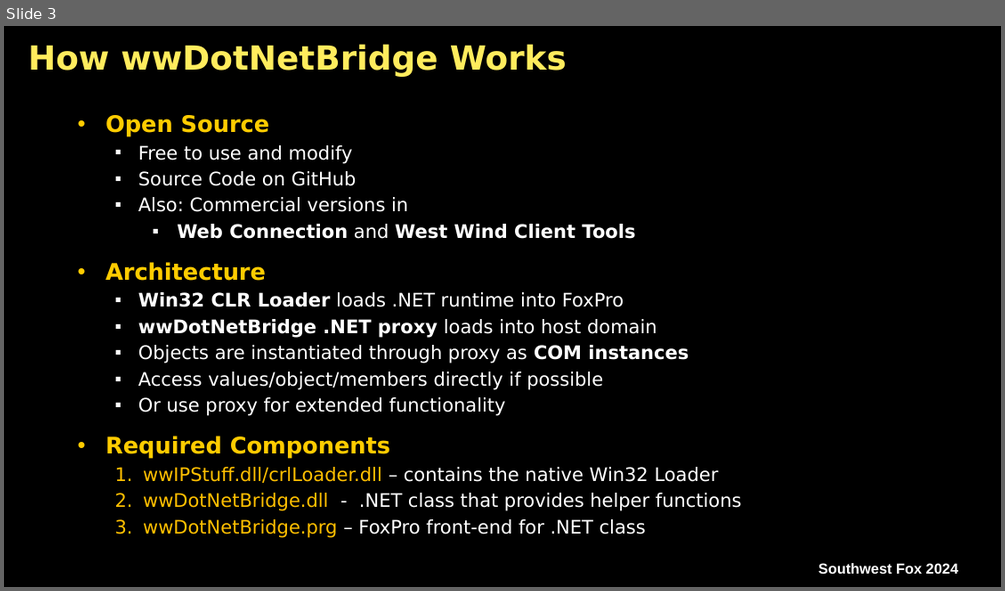
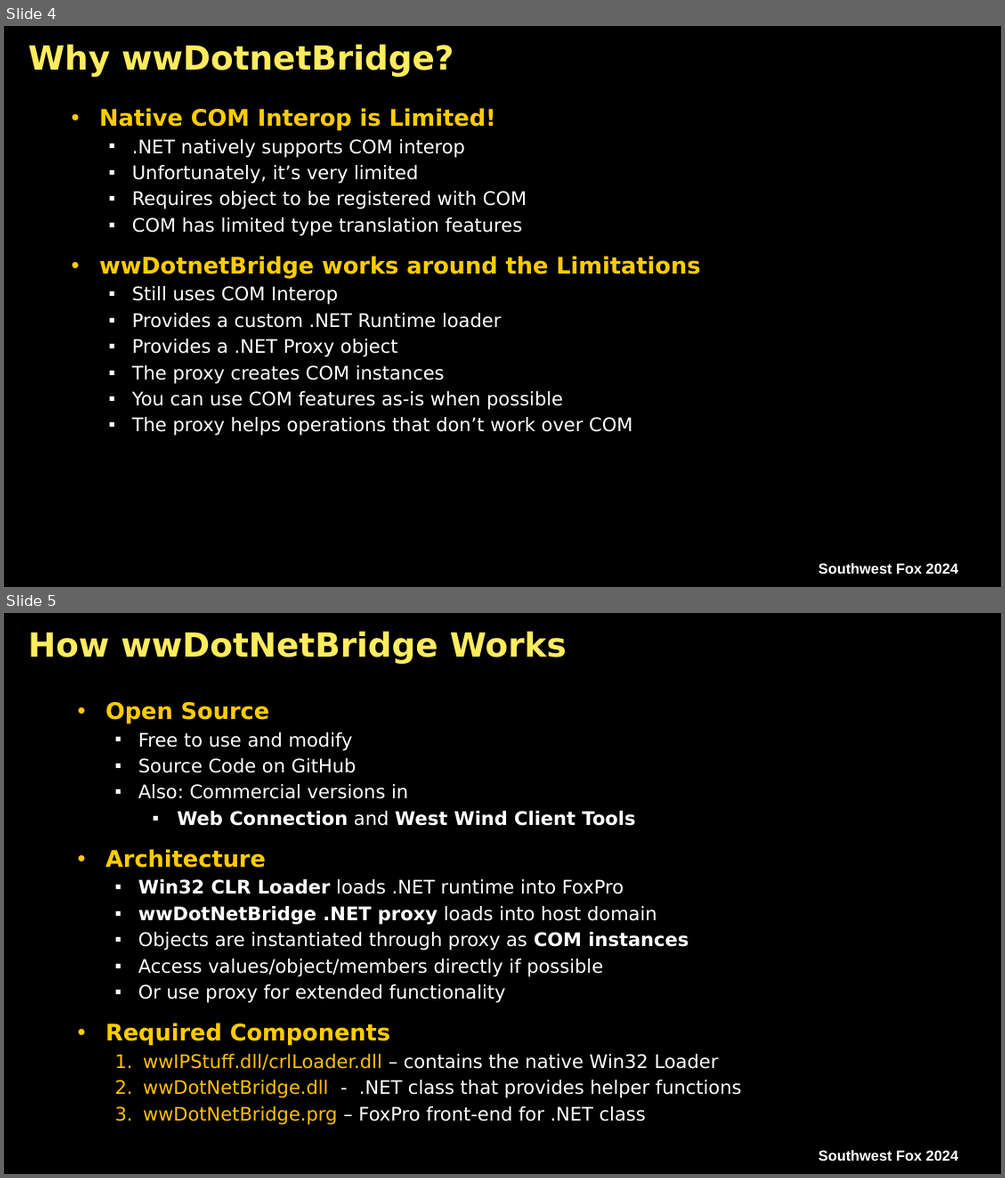
Before and after one commit to RickStrahl/swfox2024-wwdotnetbridge-revisited, a slide deck: Documents/Strahl-swFox2024-wwDotnetBridge-Revisited.pptx. Shown one above the other, each under a label of ours: slide 3 before the commit, slides 4 and 5 after it. The pictures are 1005x591 and 1005x1178 pixels, drawn with LibreOffice and Linux fonts; fonts in the diff are those of the drawing; background and template pictures are left out. Boxes give left, top, right and bottom in pixels: in the first picture for what was removed or moved away, otherwise in the second. Text is boxed around its words. In the diff, an @@ line names an element or a change of style, - is before the commit and + after.

```diff
--- a/Documents/Strahl-swFox2024-wwDotnetBridge-Revisited.pptx
+++ b/Documents/Strahl-swFox2024-wwDotnetBridge-Revisited.pptx
@@ slide 4 added at [4,26,1001,587], background picture (left out); not listed: 1 template element that a slide beside it also shows @@
@@ title added at [28,44,453,77], 32 pt, text #FFEC5D, bold @@
+Why wwDotnetBridge?
@@ text added at [99,108,700,435], 18 pt, text #FFFFFF @@
+• Native COM Interop is Limited!
+  ▪ .NET natively supports COM interop
+  ▪ Unfortunately, it’s very limited
+  ▪ Requires object to be registered with COM
+  ▪ COM has limited type translation features
+• wwDotnetBridge works around the Limitations
+  ▪ Still uses COM Interop
+  ▪ Provides a custom .NET Runtime loader
+  ▪ Provides a .NET Proxy object
+  ▪ The proxy creates COM instances
+  ▪ You can use COM features as-is when possible
+  ▪ The proxy helps operations that don’t work over COM
@@ what was slide 3 is now slide 5 @@
```
Also in this commit, not shown: 4 slides changed, 1 other slide added, 7 other files.
